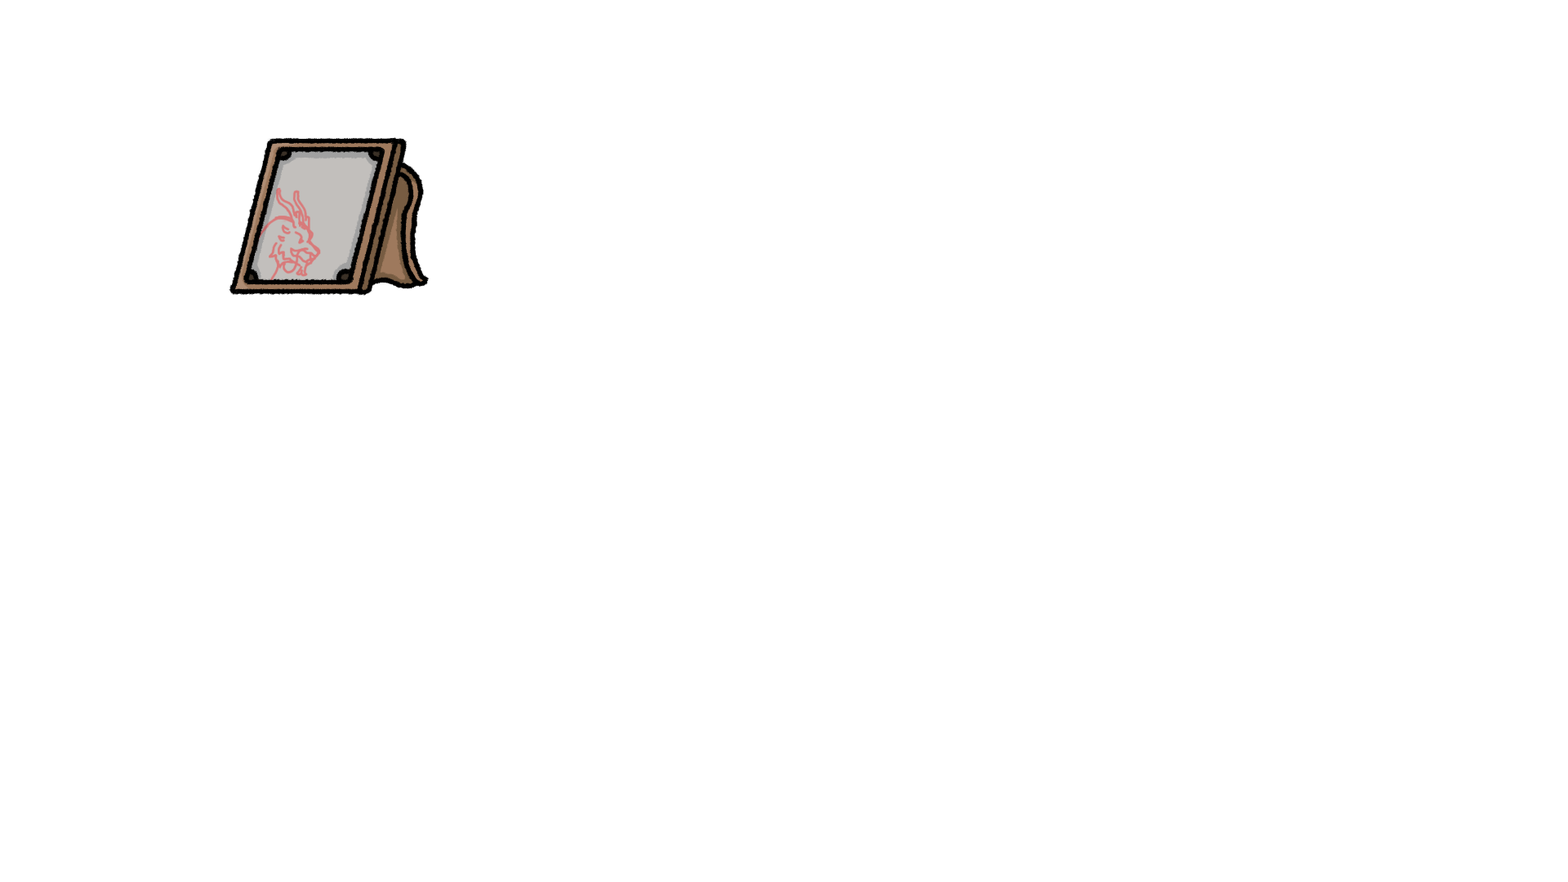
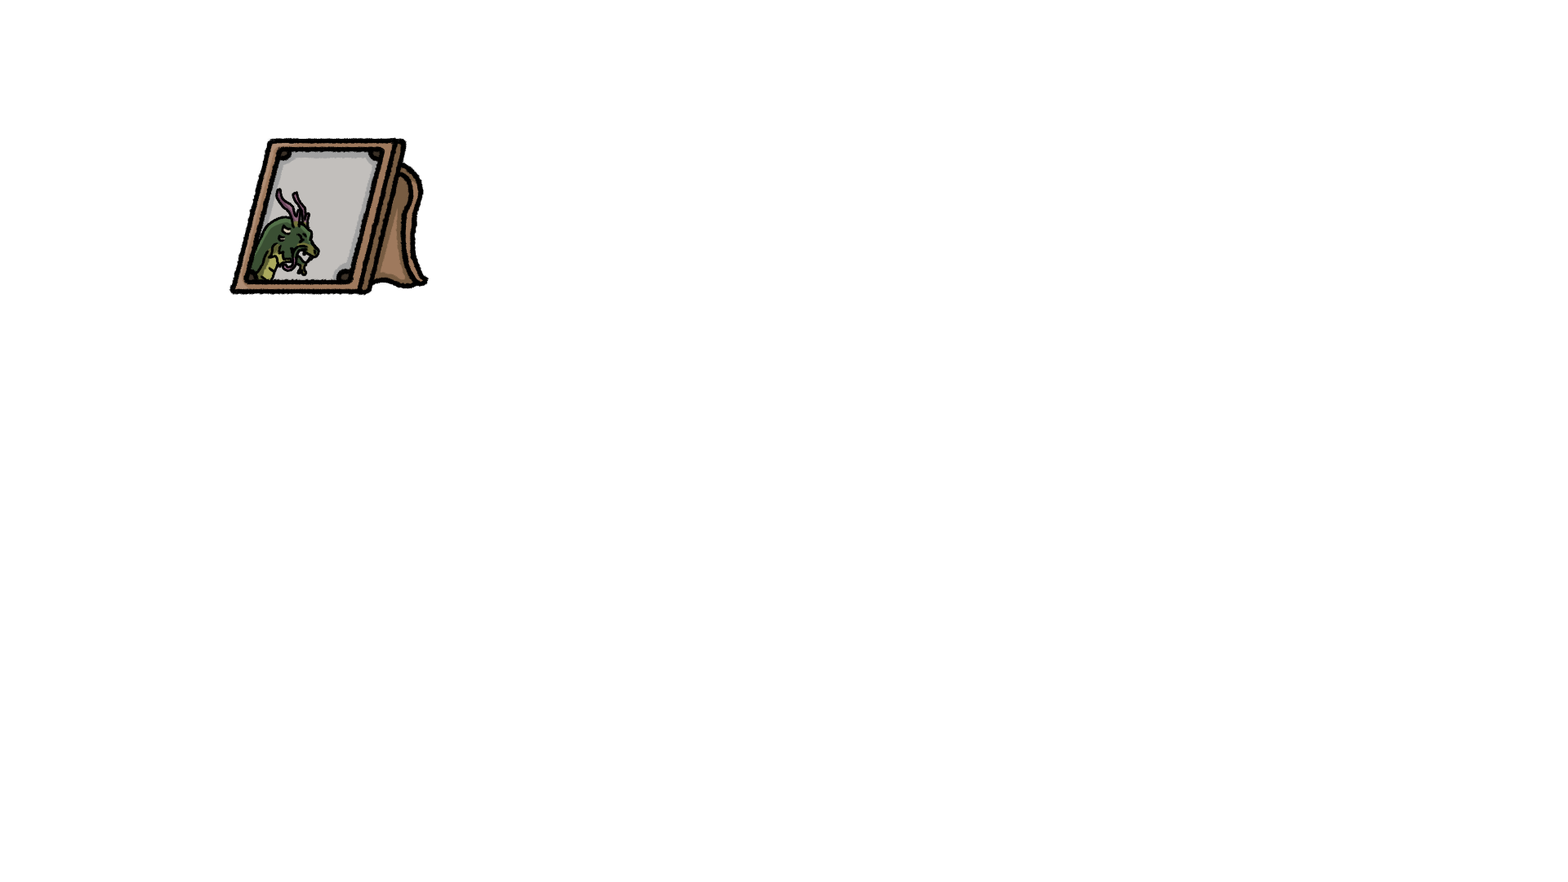
Revision of a layered (1568, 882) image; what changed, layer by layer:
painted on "line" (1st of 3, in "ROUNDS") over [250, 187, 321, 282]
hid "Pintar camada 7" (1st of 6, in "ROUNDS" › "Copiar de Catterpillar") over [250, 187, 321, 282]
painted on "Pintar camada 6" (1st of 7, in "ROUNDS" › "Copiar de Catterpillar") over [250, 187, 321, 282]
painted on "Pintar camada 3" (1st of 8, in "ROUNDS" › "Copiar de Catterpillar") over [250, 187, 321, 282]
painted on "pintura" (1st of 3, in "ROUNDS") over [250, 187, 321, 282]